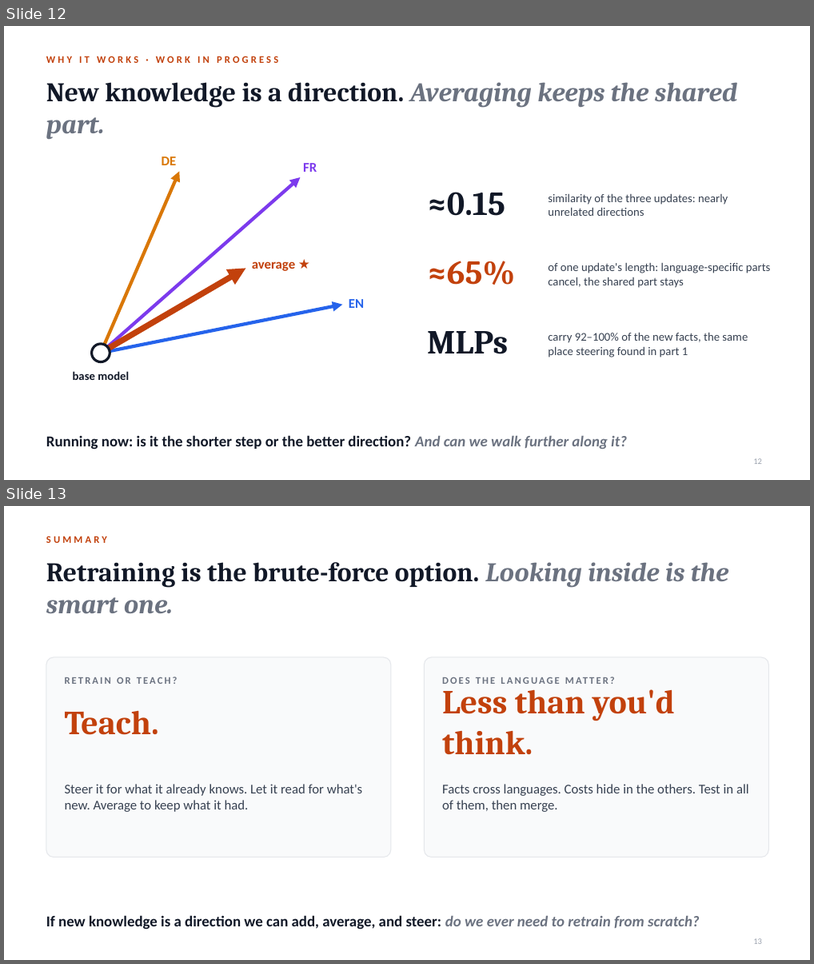
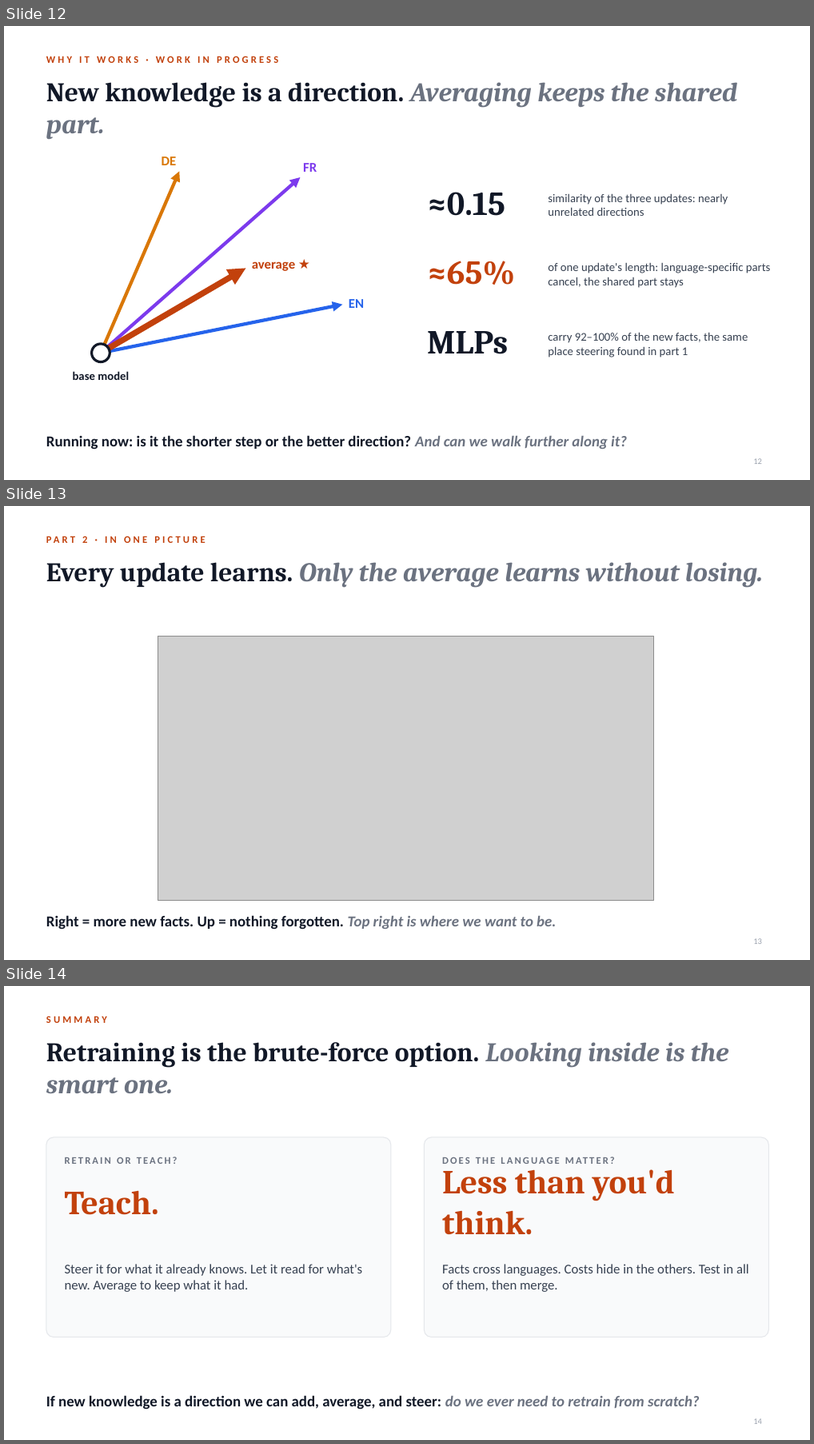
Before and after one commit to notagit3650/Claude_expo_repo_36501, a slide deck: slides/Retrain_or_teach.pptx. Shown one above the other, each under a label of ours: slides 12 and 13 before the commit, slides 12, 13 and 14 after it. The pictures are 814x964 and 814x1444 pixels, drawn with LibreOffice and Linux fonts; fonts in the diff are those of the drawing; grey boxes stand for pictures. Boxes give left, top, right and bottom in pixels: in the first picture for what was removed or moved away, otherwise in the second. Text is boxed around its words. In the diff, an @@ line names an element or a change of style, - is before the commit and + after.

```diff
--- a/slides/Retrain_or_teach.pptx
+++ b/slides/Retrain_or_teach.pptx
@@ slide 13 added at <box>4,506,810,960</box>, background #FFFFFF @@
@@ text added at <box>82,536,87,543</box>, 12 pt, text #C2410C, bold @@
+PART 2 · IN ONE PICTURE
@@ title added at <box>46,562,763,588</box>, 32 pt, text #6B7280, bold, italic @@
+Every update learns. Only the average learns without losing.
@@ picture added at <box>158,636,654,900</box> @@
@@ text added at <box>46,915,556,929</box>, 18 pt, text #111827, bold @@
+Right = more new facts. Up = nothing forgotten. Top right is where we want to be.
@@ page number added at <box>754,938,762,944</box>, 10 pt, text #9CA3AF @@
+13
@@ what was slide 13 is now slide 14 @@
```
Also in this commit, not shown: 3 other files.
